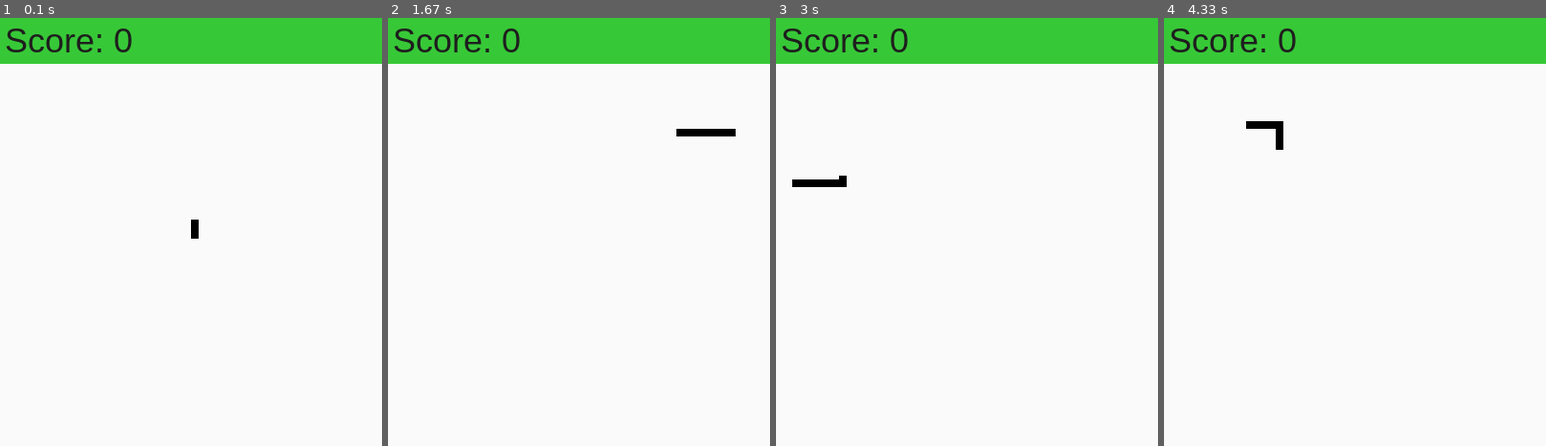
Above: before the commit, frames 1-4 (left to right).
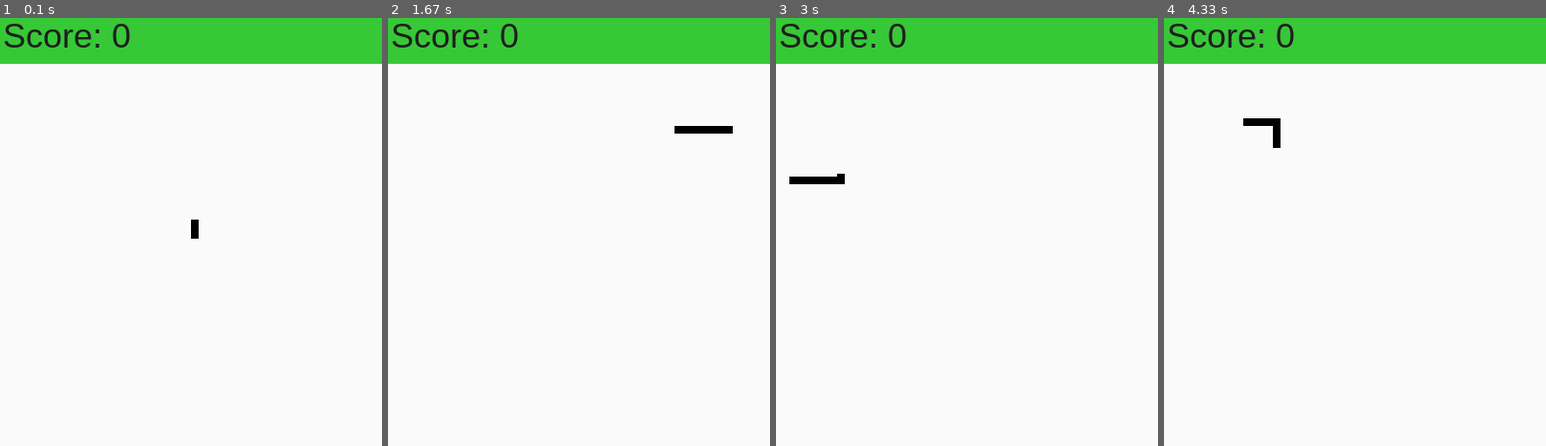
Above: after the commit, the same moments.

Repository: sircharm/Snake_pygame
Game: pygame game, started from snake.py
The game is run twice, just before and just after one commit, with the same random seed, the same clock (stepped at 60 frames per second) and the same inputs.
Inputs:
- Up to frame 1 (0.1 s): no input
- Up to frame 2 (1.67 s): hold D 0.33-0.8 s; hold W 0.88-1.18 s; hold D from 1.22 s (still down)
- Up to frame 3 (3 s): release D at 1.68 s; hold S 2.28-2.58 s; hold A from 2.62 s (still down)
- Up to frame 4 (4.33 s): release A at 3.02 s; hold W 3.05-3.42 s; hold D 3.45-4.08 s; hold S from 4.12 s (still down)

The runs differ from the first frame. In frame 1, 1.0% of the frame differs, in the area x 1-35%, y 1-9%; in frame 2, 1.2%, in the area x 1-91%, y 1-28%; in frame 3, 1.2%; in frame 4, 1.2%.

Commit message:
Removed remaining magic numbers in main script, renamed and reorganized constants for clarity and moved player-related constants to snake_class.py

Diff:
--- a/objects/snake_class.py
+++ b/objects/snake_class.py
@@ -1,15 +1,16 @@
 import pygame
 import random
-
+BASE_SPEED = 80
+BASE_SIZE = 40
 #currently the player class
 class Snake:
-    def __init__(self, position, speed, size, square_size):
+    def __init__(self, position, square_size, difficulty):
         self.square_size = square_size
         self.position = position
         self.score = 0
 
-        self.speed = speed
-        self.size = size
+        self.speed = BASE_SPEED * difficulty
+        self.size = BASE_SIZE * difficulty
         self.color = pygame.Color(0, 0, 0)
         self.segments = []
 
--- a/snake.py
+++ b/snake.py
@@ -3,46 +3,46 @@
 from scenes import game_over
 
 import pygame
+#THERE AREN'T ANY FUNCTION/CLASS DECLARATIONS IN THIS SCRIPT, SO I WON'T USE A MAIN FUNCTION
+pygame.init()
 
-SCREEN_HEIGHT = 400
-SCREEN_WIDTH = 400
+STANDARD_FONT = pygame.font.SysFont("Arial", 36)
 
-DISPLAY_SIZE = 50
-DISPLAY_COLOR = pygame.Color(55, 200, 55)
+GAME_AREA_HEIGHT = 400
+GAME_AREA_WIDTH = 400
+BACKGROUND_COLOR = (250, 250, 250)
+
+SCORE_DISPLAY_SIZE = 50
+SCORE_DISPLAY_COLOR = pygame.Color(55, 200, 55)
+SCORE_DISPLAY = pygame.Rect((0, 0, GAME_AREA_WIDTH, SCORE_DISPLAY_SIZE))
+
+SCORE_TEXT_COLOR = pygame.Color(30, 30, 30)
+SCORE_TEXT_POSITION = (3, 0)
+
+TOTAL_SCREEN_HEIGHT = GAME_AREA_HEIGHT + SCORE_DISPLAY_SIZE
+TOTAL_SCREEN_WIDTH = GAME_AREA_WIDTH
+GAME_AREA_CENTER = pygame.Vector2(TOTAL_SCREEN_WIDTH / 2, TOTAL_SCREEN_HEIGHT / 2)
 
 BASE_DIFFICULTY = 1.0
 RAISE_DIFFICULTY_TIME = 3000
+ADDED_DIFFICULTY = 0.02
 
 BASE_SQUARE_SIZE = 8
 COLLISION_IGNORED_SEGMENTS = 15
+REFRESH_RATE = 2
 
-INITIAL_PLAYER_POS = pygame.Vector2(SCREEN_WIDTH / 2, ((SCREEN_HEIGHT + (DISPLAY_SIZE)) / 2))
+screen = pygame.display.set_mode((TOTAL_SCREEN_WIDTH, TOTAL_SCREEN_HEIGHT))
 
-#pygame setup
-pygame.init()
-screen = pygame.display.set_mode((SCREEN_WIDTH, SCREEN_HEIGHT + DISPLAY_SIZE))
-font = pygame.font.SysFont("Arial", 36)
 clock = pygame.time.Clock()
-running = True
+last_direction_change = pygame.time.get_ticks()
+difficulty_timer = pygame.time.get_ticks()
+dt = clock.tick(60) / 1000
 
-last_direction_change = pygame.time.get_ticks()
-dt = 0
-
-#display rect
-display = pygame.Rect((0, 0, SCREEN_WIDTH, DISPLAY_SIZE))
-
-#difficulty variables
 difficulty = BASE_DIFFICULTY
-difficulty_timer = pygame.time.get_ticks()
-
-#base snake values
-base_snake_speed = 80 * difficulty
-base_snake_size = 40 * difficulty
-
-#initialize the player and the apple group
-Player = Snake(INITIAL_PLAYER_POS, base_snake_speed, base_snake_size, BASE_SQUARE_SIZE)
+Player = Snake(GAME_AREA_CENTER, BASE_SQUARE_SIZE, difficulty)
 Apples = AppleGroup(BASE_SQUARE_SIZE)
 
+running = True
 while running:
 
     #checks if the X button was pressed and quits the main loop if so
@@ -50,52 +50,45 @@
         if event.type == pygame.QUIT:
             running = False
 
-    screen.fill((250, 250, 250))
+    screen.fill((BACKGROUND_COLOR))
     #draw the display
-    pygame.draw.rect(screen, DISPLAY_COLOR, display)
-
+    pygame.draw.rect(screen, SCORE_DISPLAY_COLOR, SCORE_DISPLAY)
 
     keys = pygame.key.get_pressed()
 
     Apples.draw(screen)
 
-    for i in range(2):
+    for i in range(REFRESH_RATE):
         #draws the snake on screen and updates the list of segments
         Player.snake_draw(screen)
 
-        #moves the snake
-        Player.snake_move(dt, SCREEN_WIDTH, SCREEN_HEIGHT, DISPLAY_SIZE)
+        Player.snake_move(dt, GAME_AREA_WIDTH, GAME_AREA_HEIGHT, SCORE_DISPLAY_SIZE)
 
-        #checks for collisions and restes the game if there is one
+        #checks for deadly collisions and resets the game if there is one
         if Player.segments[0].collidelist(Player.segments[COLLISION_IGNORED_SEGMENTS:]) >= 0:
             if Player.score > 0:
-                running = game_over(screen, Player.score, font)
-            Player = Snake(INITIAL_PLAYER_POS, base_snake_speed, base_snake_size, BASE_SQUARE_SIZE)
+                running = game_over(screen, Player.score, STANDARD_FONT)
+            difficulty = BASE_DIFFICULTY
+            Player = Snake(GAME_AREA_CENTER, BASE_SQUARE_SIZE, difficulty)
             Apples = AppleGroup(BASE_SQUARE_SIZE)
-            difficulty = BASE_DIFFICULTY
 
-        #checks for collision with appleswa
+        #checks for collision with apples
         Player.apple_consume(Apples.apple_list, difficulty)
 
-    # change direction
     Player.snake_change_direction(keys)
 
     if pygame.time.get_ticks() - difficulty_timer > RAISE_DIFFICULTY_TIME:
-        difficulty += 0.02
+        difficulty += ADDED_DIFFICULTY
         difficulty_timer = pygame.time.get_ticks()
 
-    #spawn apples
-    Apples.spawn(Player.segments, SCREEN_WIDTH, SCREEN_HEIGHT, DISPLAY_SIZE)
+    Apples.spawn(Player.segments, GAME_AREA_WIDTH, GAME_AREA_HEIGHT, SCORE_DISPLAY_SIZE)
 
-    # Logic for displaying the text copied from Grok 3
     # Render the score text
-    score_text = font.render(f"Score: {Player.score}", True, (30, 30, 30))
-    # Blit the text to the screen
-    screen.blit(score_text, (5, 5))
+    score_text = STANDARD_FONT.render(f"Score: {Player.score}", True, SCORE_TEXT_COLOR)
+    screen.blit(score_text, SCORE_TEXT_POSITION)
 
-    #this is needed to actually load and display the graphics
     pygame.display.flip()
-    #dt is needed to ensure consistency
+
     dt = clock.tick(60) / 1000 #60 FPS
 
 pygame.quit()
